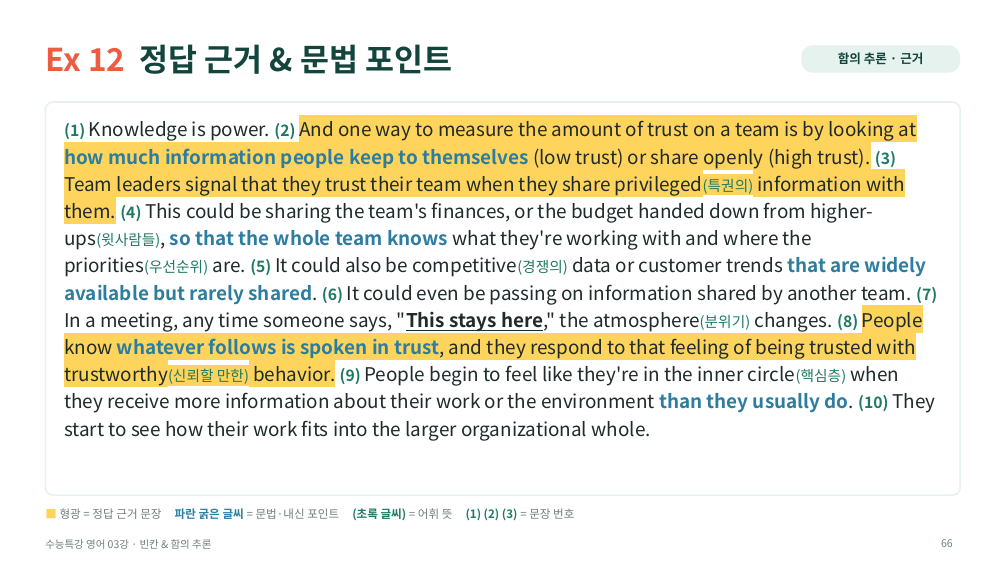
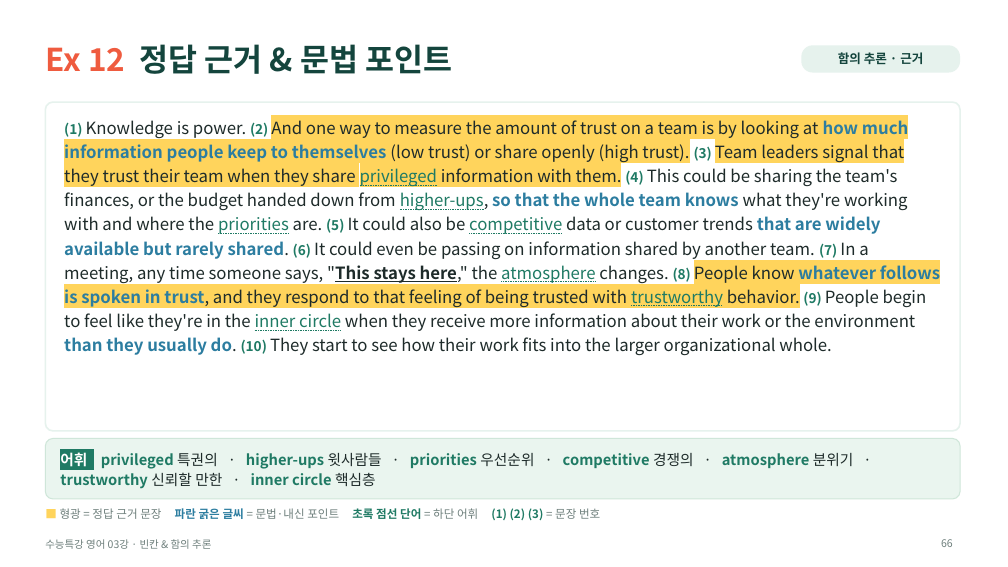
Before and after one commit to HUFSDavid/HUFSDavid, a slide deck: slide 66 of 수능특강_영어_03강_수업PPT.pptx. Drawn at 1008x567 pixels with LibreOffice and Linux fonts; fonts in the diff are those of the drawing. Boxes give left, top, right and bottom in pixels: in the first picture for what was removed or moved away, otherwise in the second. Text is boxed around its words. In the diff, an @@ line names an element or a change of style, - is before the commit and + after.

```diff
--- a/수능특강_영어_03강_수업PPT.pptx
+++ b/수능특강_영어_03강_수업PPT.pptx
@@ rounded rectangle: place and size @@
-rounded rectangle at (45,102,960,495)
+rounded rectangle at (45,102,960,431)
@@ rounded rectangle at (45,102,960,431): proportions changed @@
@@ text at (64,120,940,355): text changed; size 18 to 16 pt @@
-(1) Knowledge is power. (2) And one way to measure the amount of trust on a team is by looking at how much information people keep to themselves (low trust) or share openly (high trust). (3) Team leaders signal that they trust their team when they share privileged(특권의) information with them. (4) This could be sharing the team's finances, or the budget handed down from higher-ups(윗사람들), so that the whole team knows what they're working with and where the priorities(우선순위) are. (5) It could also be competitive(경쟁의) data or customer trends that are widely available but rarely shared. (6) It could even be passing on information shared by another team. (7) In a meeting, any time someone says, "This stays here," the atmosphere(분위기) changes. (8) People know whatever follows is spoken in trust, and they respond to that feeling of being trusted with trustworthy(신뢰할 만한) behavior. (9) People begin to feel like they're in the inner circle(핵심층) when they receive more information about their work or the environment than they usually do. (10) They start to see how their work fits into the larger organizational whole.
+(1) Knowledge is power. (2) And one way to measure the amount of trust on a team is by looking at how much information people keep to themselves (low trust) or share openly (high trust). (3) Team leaders signal that they trust their team when they share privileged information with them. (4) This could be sharing the team's finances, or the budget handed down from higher-ups, so that the whole team knows what they're working with and where the priorities are. (5) It could also be competitive data or customer trends that are widely available but rarely shared. (6) It could even be passing on information shared by another team. (7) In a meeting, any time someone says, "This stays here," the atmosphere changes. (8) People know whatever follows is spoken in trust, and they respond to that feeling of being trusted with trustworthy behavior. (9) People begin to feel like they're in the inner circle when they receive more information about their work or the environment than they usually do. (10) They start to see how their work fits into the larger organizational whole.
@@ rounded rectangle added at (45,439,960,499), fill #EAF5EF, outline #CFE6D9 1 pt @@
@@ text added at (60,452,854,489), 14 pt, text #1F7A64, bold @@
+어휘 privileged 특권의 · higher-ups 윗사람들 · priorities 우선순위 · competitive 경쟁의 · atmosphere 분위기 · trustworthy 신뢰할 만한 · inner circle 핵심층
@@ text at (60,508,600,520): text changed @@
-■ 형광 = 정답 근거 문장 파란 굵은 글씨 = 문법·내신 포인트 (초록 글씨) = 어휘 뜻 (1) (2) (3) = 문장 번호
+■ 형광 = 정답 근거 문장 파란 굵은 글씨 = 문법·내신 포인트 초록 점선 단어 = 하단 어휘 (1) (2) (3) = 문장 번호
```
Also in this commit, not shown: 11 other slides changed.
